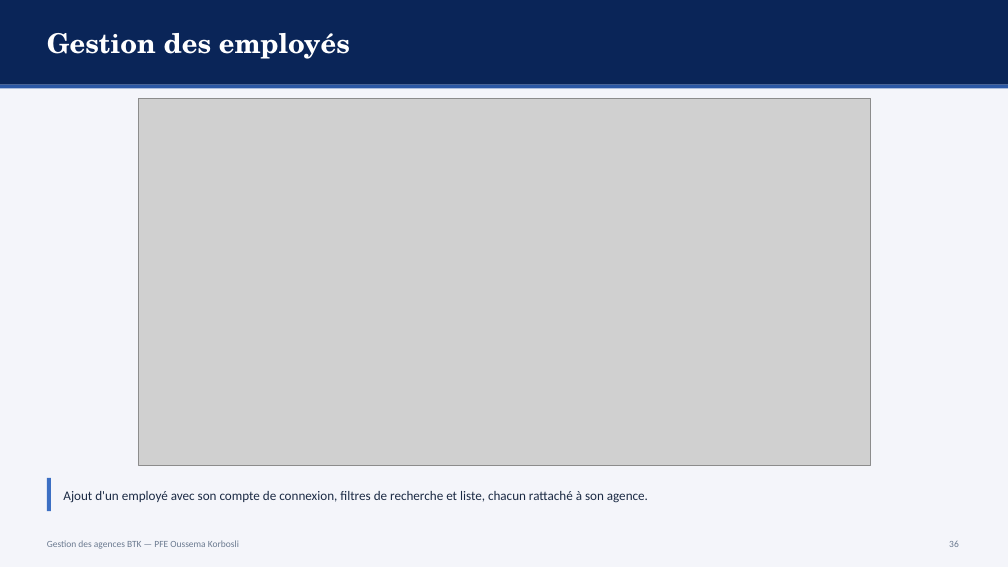
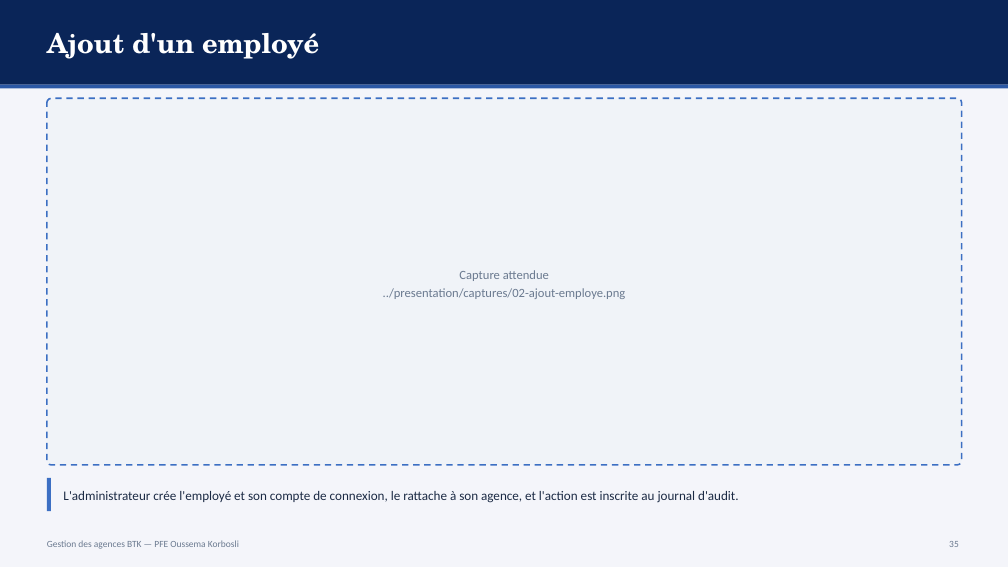
Before and after one commit to ZizouX0/oussema_korbosli, a slide deck: slide 35 of presentation/Soutenance_PFE_Oussema_Korbosli.pptx (slide 36 before the commit). Drawn at 1008x567 pixels with LibreOffice and Linux fonts; fonts in the diff are those of the drawing; grey boxes stand for pictures. Boxes give left, top, right and bottom in pixels: in the first picture for what was removed or moved away, otherwise in the second. Text is boxed around its words. In the diff, an @@ line names an element or a change of style, - is before the commit and + after.

```diff
--- a/presentation/Soutenance_PFE_Oussema_Korbosli.pptx
+++ b/presentation/Soutenance_PFE_Oussema_Korbosli.pptx
@@ text at (47,33,319,59): text changed @@
-Gestion des employés
+Ajout d'un employé
@@ rounded rectangle added at (47,98,962,465), fill #F0F3F8, outline #3C6FC3 1.5 pt dashed @@
@@ picture removed at (138,98,870,465) @@
@@ text added at (383,270,626,299), 12 pt, text #6B7A90 @@
+Capture attendue
+../presentation/captures/02-ajout-employe.png
@@ text at (63,491,739,503): text changed @@
-Ajout d'un employé avec son compte de connexion, filtres de recherche et liste, chacun rattaché à son agence.
+L'administrateur crée l'employé et son compte de connexion, le rattache à son agence, et l'action est inscrite au journal d'audit.
```
Also in this commit, not shown: 8 other slides changed, 1 slide added, 3 slides removed, 7 other files.
